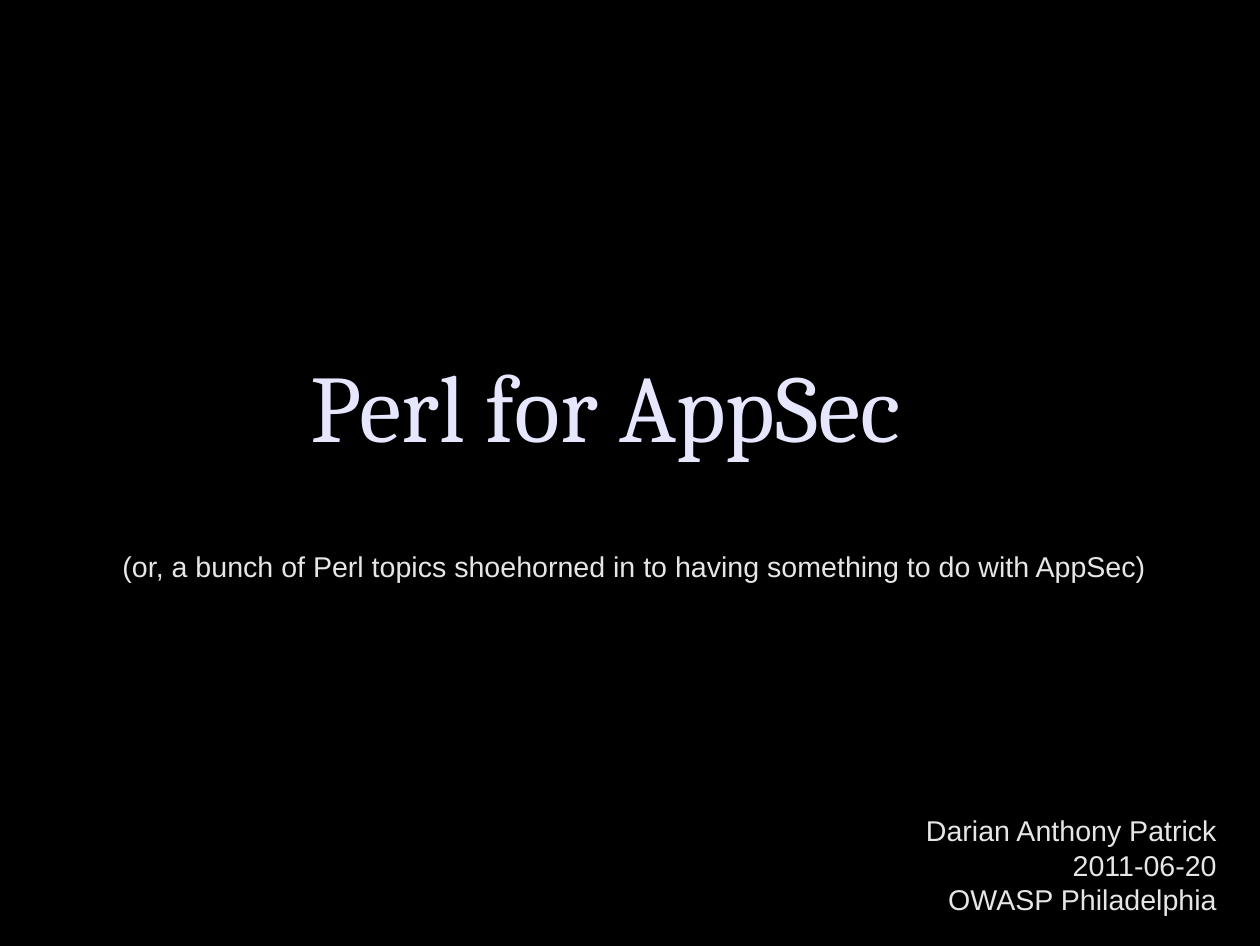
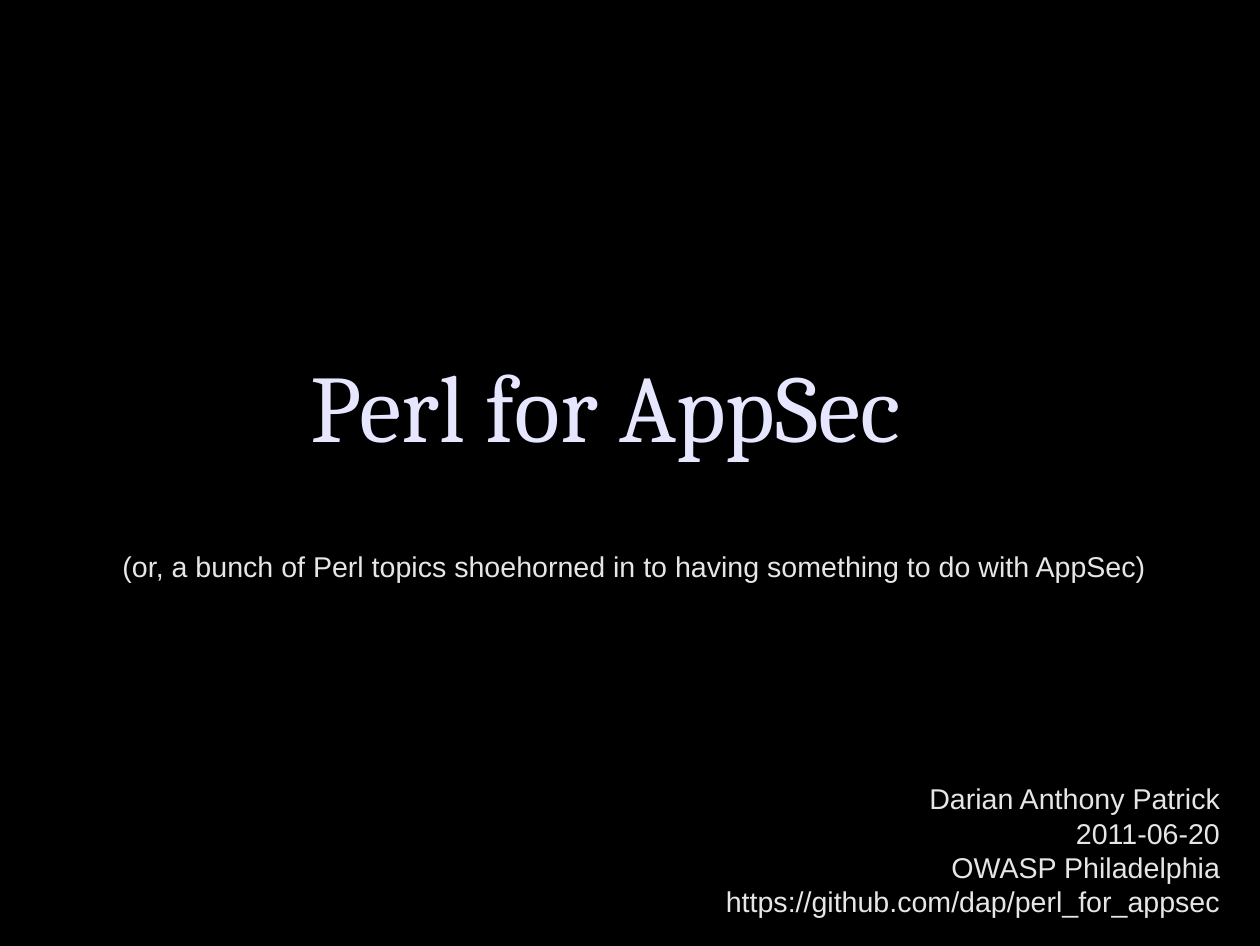
Before and after one commit to dap/perl_for_appsec, a slide deck: slide 1 of perl_for_appsec.odp. Drawn at 1260x946 pixels with LibreOffice and Linux fonts; fonts in the diff are those of the drawing. Boxes give left, top, right and bottom in pixels: in the first picture for what was removed or moved away, otherwise in the second. Text is boxed around its words. In the diff, an @@ line names an element or a change of style, - is before the commit and + after.

Commit message:
Code examples from June OWASP Philadelphia

```diff
--- a/perl_for_appsec.odp
+++ b/perl_for_appsec.odp
@@ text "Darian Anthony Patrick": place and size @@
-text "Darian Anthony Patrick" at box(926, 820, 1217, 916)
+text "Darian Anthony Patrick" at box(726, 788, 1220, 918)
@@ text at box(726, 891, 1220, 918): paragraph added @@
+https://github.com/dap/perl_for_appsec
```
Also in this commit, not shown: 2 slides added, 3 slides removed, 5 other files.
